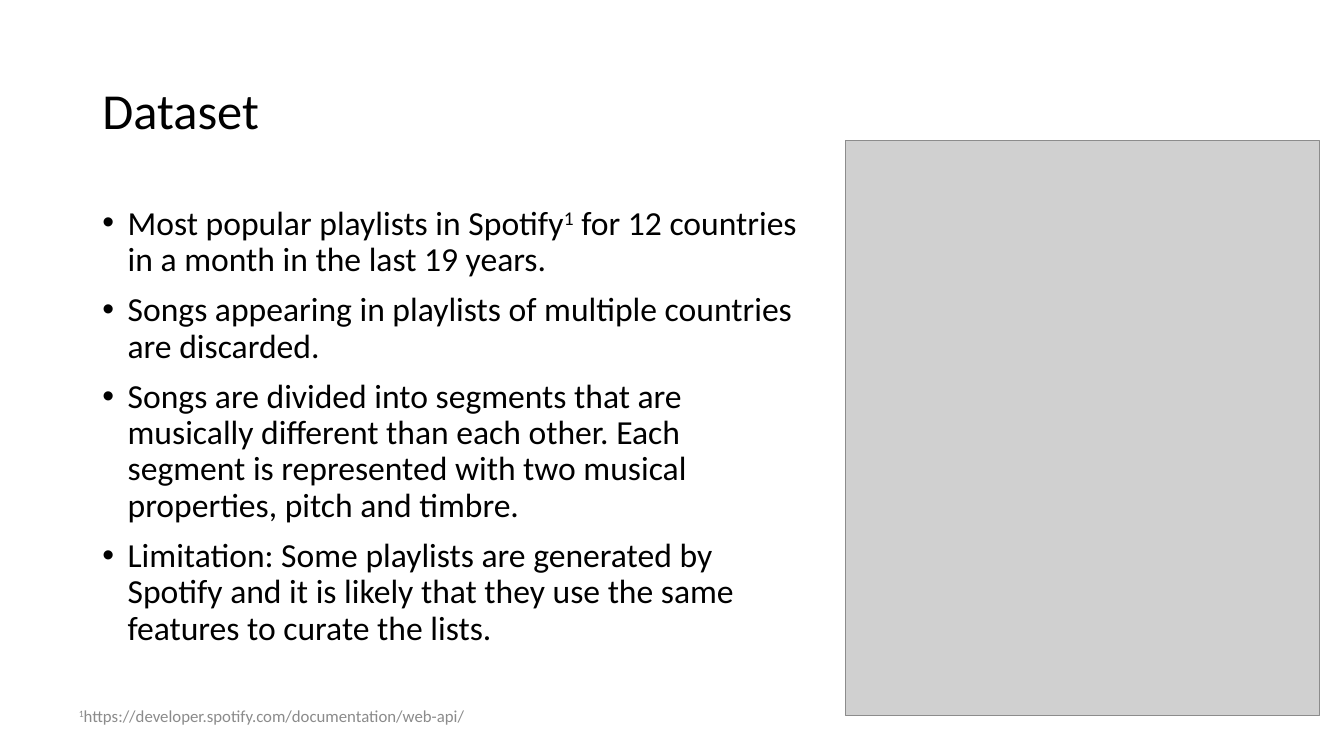
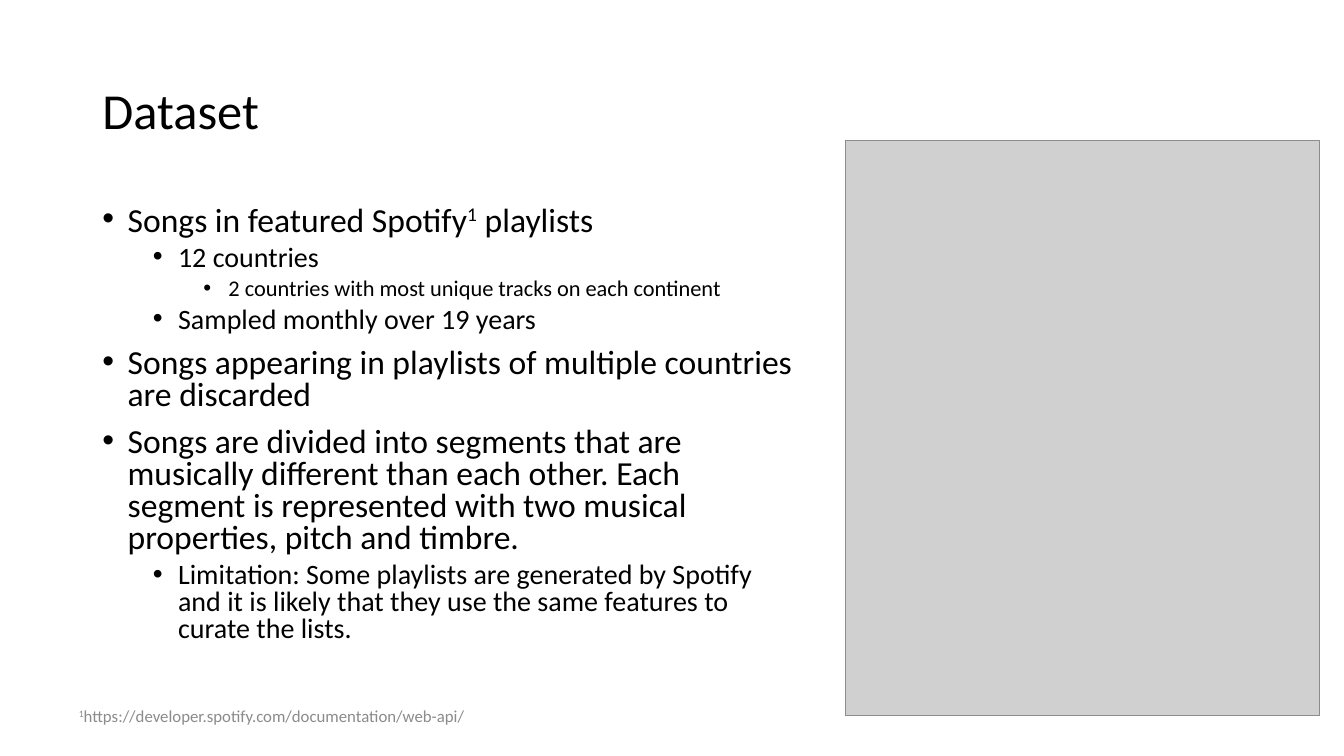
Before and after one commit to jgomezm/Music-Classification, a slide deck: slide 3 of Presentation-1-.pptx. Drawn at 1344x756 pixels with LibreOffice and Linux fonts; fonts in the diff are those of the drawing; grey boxes stand for pictures. Boxes give left, top, right and bottom in pixels: in the first picture for what was removed or moved away, otherwise in the second. Text is boxed around its words. In the diff, an @@ line names an element or a change of style, - is before the commit and + after.

```diff
--- a/Presentation-1-.pptx
+++ b/Presentation-1-.pptx
@@ text at bbox=[128, 208, 792, 407]: text changed @@
-• Most popular playlists in Spotify1 for 12 countries in a month in the last 19 years.
-• Songs appearing in playlists of multiple countries are discarded.
+• Songs in featured Spotify1 playlists
+  • 12 countries
+    • 2 countries with most unique tracks on each continent
+  • Sampled monthly over 19 years
+• Songs appearing in playlists of multiple countries are discarded
@@ text at bbox=[128, 429, 751, 639]: size 24 to 20 pt in "Limitation: Some playlists are generated by Spotify ..."; line spacing 0.9 to 0.8; list level 1 to 2 in "Limitation: Some playlists are generated ..." @@
```
Also in this commit, not shown: 3 other slides changed, 1 slide added.
